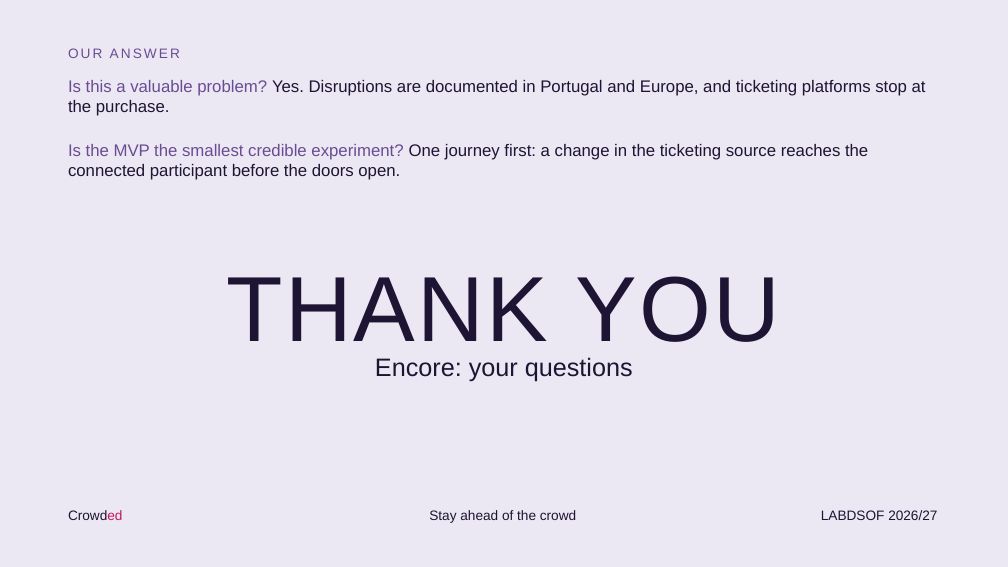
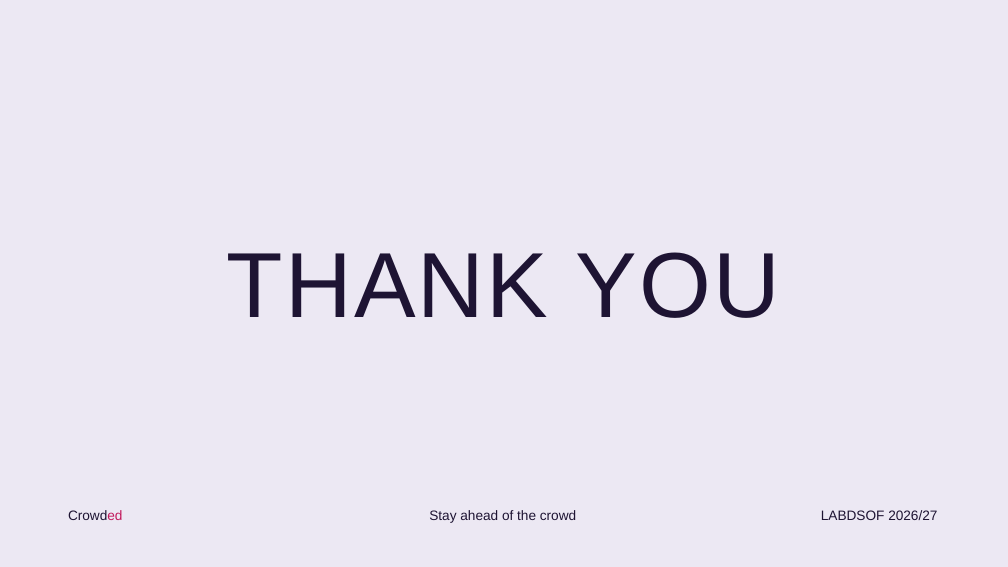
Before and after one commit to andrereis26/crowded-labdsof, a slide deck: slide 20 of docs/presentations/Sprint1/Crowded_LABDSOF_Presentation_Sprint1_TTP.pptx. Drawn at 1008x567 pixels with LibreOffice and Linux fonts; fonts in the diff are those of the drawing. Boxes give left, top, right and bottom in pixels: in the first picture for what was removed or moved away, otherwise in the second. Text is boxed around its words. In the diff, an @@ line names an element or a change of style, - is before the commit and + after.

```diff
--- a/docs/presentations/Sprint1/Crowded_LABDSOF_Presentation_Sprint1_TTP.pptx
+++ b/docs/presentations/Sprint1/Crowded_LABDSOF_Presentation_Sprint1_TTP.pptx
@@ text removed at (x1=68, y1=48, x2=180, y2=58) @@
-OUR ANSWER
@@ text removed at (x1=68, y1=80, x2=926, y2=116) @@
-Is this a valuable problem? Yes. Disruptions are documented in Portugal and Europe, and ticketing platforms stop at the purchase.
@@ text removed at (x1=68, y1=144, x2=868, y2=180) @@
-Is the MVP the smallest credible experiment? One journey first: a change in the ticketing source reaches the connected participant before the doors open.
@@ text "THANK YOU" rewrapped from (x1=227, y1=276, x2=780, y2=358) to (x1=227, y1=252, x2=780, y2=318) @@
@@ text removed at (x1=375, y1=357, x2=633, y2=382) @@
-Encore: your questions
```
Also in this commit, not shown: 1 other slide changed, 2 other files.
